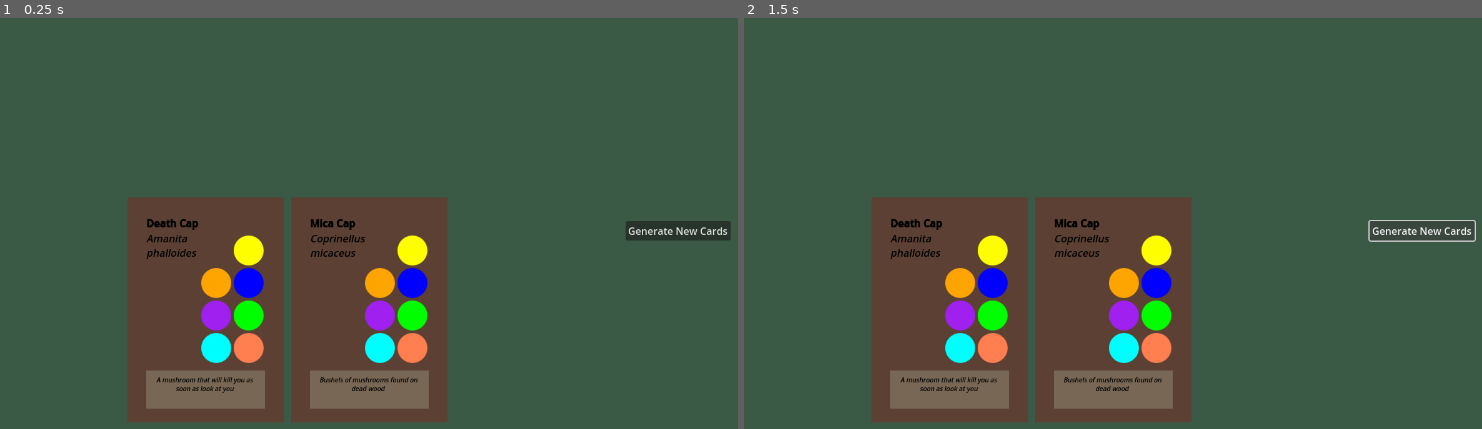
Above: before the commit, frames 1-2 (left to right).
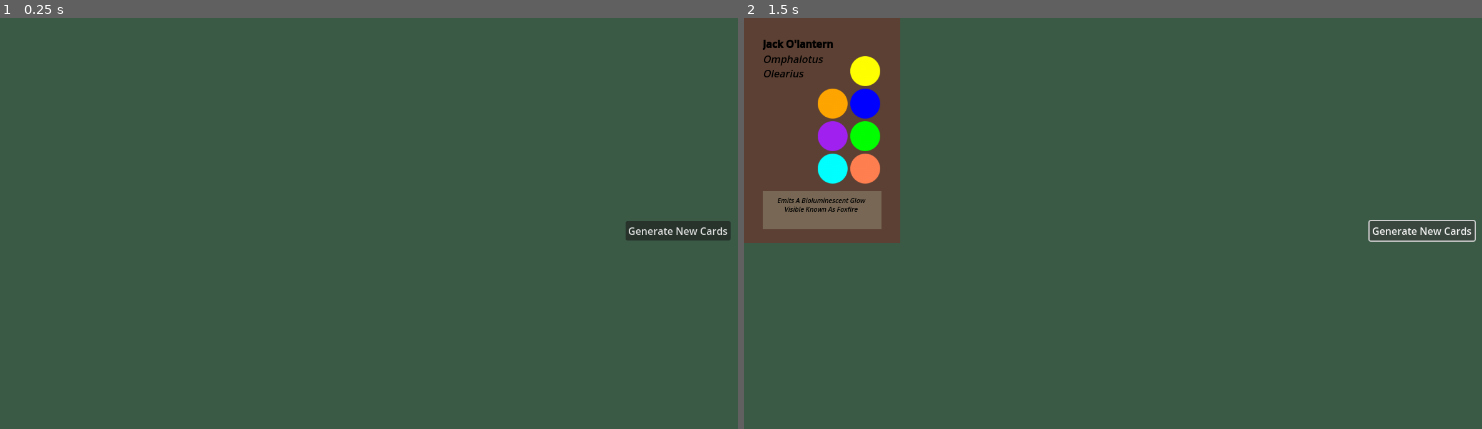
Above: after the commit, the same moments.

Repository: cyschneck/enoki-dokie
Game: Godot game, scene res://scenes/main.tscn
The game is run twice, just before and just after one commit, with the same random seed, the same clock (stepped at 60 frames per second) and the same inputs.
Inputs:
- Up to frame 1 (0.25 s): no input
- Up to frame 2 (1.5 s): click "Generate New Cards" at 0.5 s; click "Generate New Cards" at 1.25 s

The runs differ from the first frame. In frame 1, 23% of the frame differs, in the area x 17-61%, y 43-99%; in frame 2, 34%, in the area x 0-61%, y 0-99%.

Commit message:
create instances of card, set card

Diff:
--- a/enoki-dokie/data/mushroom_data.json
+++ b/enoki-dokie/data/mushroom_data.json
@@ -1,5 +1,5 @@
 {
-  "1": {
+  "mica cap": {
 	"common name": "mica cap",
 	"scientific name": "coprinellus micaceus",
 	"hymenium type": "gills",
@@ -11,7 +11,7 @@
 	"edible": "edible",
 	"description": "bushels of mushrooms found on dead wood"
   },
-  "2": {
+  "fly agaric": {
 	"common name": "fly agaric",
 	"scientific name": "amanita muscaria",
 	"hymenium type": "gills",
@@ -23,19 +23,19 @@
 	"edible": "poisonous/psychoactive",
 	"description": "iconic spotted red capped mushroom found in dead wood"
   },
-  "3": {
+  "death cap": {
 	"common name": "death cap",
 	"scientific name": "amanita phalloides",
 	"hymenium type": "gills",
 	"cap shape": "convex",
 	"gill type": "free",
-	"stipe type": "ring and volva",
+	"stipe type": "ring_volva",
 	"spore color": "white",
 	"ecological type": "mycorrhizal",
 	"edible": "deadly",
 	"description": "a mushroom that will kill you as soon as look at you"
   },
-  "4": {
+  "velvet foot": {
 	"common name": "velvet foot",
 	"scientific name": "flammulina velutipes",
 	"hymenium type": "gills",
@@ -47,7 +47,7 @@
 	"edible": "choice",
 	"description": "a delicious forest snack which grows in dead trees"
   },
-  "5": {
+  "birch polypore": {
 	"common name": "birch polypore",
 	"scientific name": "fomitopsis betulina",
 	"hymenium type": "pores",
@@ -59,8 +59,8 @@
 	"edible": "inedible",
 	"description": "hardy winter over mushroom growing out of birch trees"
   },
-  "6": {
-	"common name": "jack o'latern",
+  "jack o'lantern": {
+	"common name": "jack o'lantern",
 	"scientific name": "omphalotus olearius",
 	"hymenium type": "gills",
 	"cap shape": "infundibuliform",
@@ -71,7 +71,7 @@
 	"edible": "poisonous",
 	"description": "emits a bioluminescent glow visible known as foxfire"
   },
-  "7": {
+  "dryad's saddle": {
 	"common name": "dryad's saddle",
 	"scientific name": "cerioporus squamosus",
 	"hymenium type": "pores",
--- a/enoki-dokie/scenes/main.tscn
+++ b/enoki-dokie/scenes/main.tscn
@@ -10,6 +10,24 @@
 [node name="CardManager" type="Node" parent="."]
 unique_name_in_owner = true
 script = ExtResource("1_xhe5c")
+
+[node name="DeathCap" parent="CardManager" instance=ExtResource("1_6cfgi")]
+position = Vector2(204, 287)
+commonName = "Death Cap"
+scientificName = "Amanita phalloides"
+capType = 2
+edibleType = 3
+gillType = 4
+stipeType = 3
+
+[node name="MicaCap" parent="CardManager" instance=ExtResource("1_6cfgi")]
+position = Vector2(466, 287)
+commonName = "Mica Cap"
+scientificName = "Coprinellus micaceus"
+ecologicalType = 1
+edibleType = 4
+gillType = 1
+sporeColor = 5
 
 [node name="Background" type="ColorRect" parent="."]
 offset_right = 1280.0
@@ -25,24 +43,4 @@
 text = "Generate New Cards"
 script = ExtResource("2_xmf1o")
 
-[node name="DeathCap" parent="." instance=ExtResource("1_6cfgi")]
-position = Vector2(204, 287)
-commonName = "Death Cap"
-scientificName = "Amanita phalloides"
-mushhroomDescription = "A mushroom that will kill you as soon as look at you"
-capType = 2
-edibleType = 3
-gillType = 4
-stipeType = 3
-
-[node name="MicaCap" parent="." instance=ExtResource("1_6cfgi")]
-position = Vector2(466, 287)
-commonName = "Mica Cap"
-scientificName = "Coprinellus micaceus"
-mushhroomDescription = "Bushels of mushrooms found on dead wood"
-ecologicalType = 1
-edibleType = 4
-gillType = 1
-sporeColor = 5
-
 [connection signal="pressed" from="Button" to="Button" method="_on_pressed"]
--- a/enoki-dokie/scripts/card.gd
+++ b/enoki-dokie/scripts/card.gd
@@ -1,6 +1,7 @@
 extends Node2D
 
 const DEFAULT_ICON = preload("res://sprites/circle-48.png")
+
 enum CAP_TYPE{CAMPANULATE, CONCICAL, CONVEX, DEPRESSED, FLAT, INFUNDIBULIFORM, OFFSET, OVATE, UMBILLICATE, UMBONATE, NONE, NA}
 enum GILL_TYPE{ADNATE, ADNEXED, DECURRENT, EMARGINATE, FREE, SECEDING, SINUATE, SUBDECURRENT, NONE, NA}
 enum HYMENIUM_TYPE{GILLS, GLEBA, PORES, RIDGES, SMOOTH, TEETH}
@@ -11,7 +12,7 @@
 
 @export var commonName: String = "Common Name"
 @export var scientificName: String = "Scientific Name"
-@export var mushhroomDescription: String = "Placeholder Description Text"
+@export var mushroomDescription: String = "Placeholder Description Text"
 
 @export var capType: CAP_TYPE
 @export var ecologicalType: ECOLOGICAL_TYPE
@@ -29,7 +30,7 @@
 func _ready() -> void:
 	common_name.text = "[b]" + commonName + "[/b]"
 	science_name.text = "[i]" + scientificName + "[/i]"
-	description.text = "[center][i]" + mushhroomDescription + "[/i][/center]"
+	description.text = "[center][i]" + mushroomDescription + "[/i][/center]"
 
 	# set mushroom features
 	for item in mushroom_items.get_children():
--- a/enoki-dokie/scripts/test_button.gd
+++ b/enoki-dokie/scripts/test_button.gd
@@ -1,7 +1,150 @@
 extends Button
 
 @onready var card_manager: Node = %CardManager
-@onready var CardScene: PackedScene = preload("res://scenes/card.tscn")
+@onready var CARD_PREFAB: PackedScene = preload("res://scenes/card.tscn")
+
+func _ready() -> void:
+	# clear temporary cards
+	for card in card_manager.get_children():
+		card.queue_free()
 
 func _on_pressed() -> void:
-	print(card_manager.cards)
+	var cards_to_make = ["death cap", "mica cap", "birch polypore", "jack o'lantern"]
+	for card_name in cards_to_make:
+		var mushroom_card = CARD_PREFAB.instantiate()
+		mushroom_card.name = card_name.capitalize()
+		set_card(card_name, mushroom_card)
+		card_manager.add_child(mushroom_card)
+
+func set_card(mushroom_name: String, mushroom_card: Object):
+	var json_data_dict = card_manager.cards[mushroom_name]
+	mushroom_card.commonName = mushroom_name.capitalize()
+	mushroom_card.scientificName = json_data_dict["scientific name"].capitalize()
+	mushroom_card.mushroomDescription = json_data_dict["description"].capitalize()
+
+	var mushroom_cap_type = json_data_dict["cap shape"].to_upper()
+	# CAMPANULATE, CONCICAL, CONVEX, DEPRESSED, FLAT, INFUNDIBULIFORM, OFFSET, OVATE, UMBILLICATE, UMBONATE, NONE, NA}
+	mushroom_card.capType = mushroom_card.CAP_TYPE.NA
+	match mushroom_cap_type:
+		"CAMPANULATE":
+			mushroom_card.capType = mushroom_card.CAP_TYPE.CAMPANULATE
+		"CONCICAL":
+			mushroom_card.capType = mushroom_card.CAP_TYPE.CONCICAL
+		"CONVEX":
+			mushroom_card.capType = mushroom_card.CAP_TYPE.CONVEX
+		"DEPRESSED":
+			mushroom_card.capType = mushroom_card.CAP_TYPE.DEPRESSED
+		"FLAT":
+			mushroom_card.capType = mushroom_card.CAP_TYPE.FLAT
+		"INFUNDIBULIFORM":
+			mushroom_card.capType = mushroom_card.CAP_TYPE.INFUNDIBULIFORM
+		"OFFSET":
+			mushroom_card.capType = mushroom_card.CAP_TYPE.OFFSET
+		"OVATE":
+			mushroom_card.capType = mushroom_card.CAP_TYPE.OVATE
+		"UMBILLICATE":
+			mushroom_card.capType = mushroom_card.CAP_TYPE.UMBILLICATE
+		"NONE":
+			mushroom_card.capType = mushroom_card.CAP_TYPE.NONE
+
+	var mushroom_gill_type = json_data_dict["gill type"].to_upper()
+	# ADNATE, ADNEXED, DECURRENT, EMARGINATE, FREE, SECEDING, SINUATE, SUBDECURRENT, NONE, NA
+	mushroom_card.gillType = mushroom_card.GILL_TYPE.NA
+	match mushroom_gill_type:
+		"ADNATE":
+			mushroom_card.gillType = mushroom_card.GILL_TYPE.ADNATE
+		"ADNEXED":
+			mushroom_card.gillType = mushroom_card.GILL_TYPE.ADNEXED
+		"DECURRENT":
+			mushroom_card.gillType = mushroom_card.GILL_TYPE.DECURRENT
+		"EMARGINATE":
+			mushroom_card.gillType = mushroom_card.GILL_TYPE.EMARGINATE
+		"FREE":
+			mushroom_card.gillType = mushroom_card.GILL_TYPE.FREE
+		"SECEDING":
+			mushroom_card.gillType = mushroom_card.GILL_TYPE.SECEDING
+		"SINUATE":
+			mushroom_card.gillType = mushroom_card.GILL_TYPE.SINUATE
+		"SUBDECURRENT":
+			mushroom_card.gillType = mushroom_card.GILL_TYPE.SUBDECURRENT
+		"NONE":
+			mushroom_card.gillType = mushroom_card.GILL_TYPE.NONE
+
+	var mushroom_ecological_type = json_data_dict["ecological type"].to_upper()
+	# MYCORRHIZAL, SAPROTROPHIC, PARASITIC
+	match mushroom_ecological_type:
+		"MYCORRHIZAL":
+			mushroom_card.ecologicalType = mushroom_card.ECOLOGICAL_TYPE.MYCORRHIZAL
+		"SAPROTROPHIC":
+			mushroom_card.ecologicalType = mushroom_card.ECOLOGICAL_TYPE.SAPROTROPHIC
+		"PARASITIC":
+			mushroom_card.ecologicalType = mushroom_card.ECOLOGICAL_TYPE.PARASITIC
+
+	var mushroom_hymenium_type = json_data_dict["hymenium type"].to_upper()
+	# GILLS, GLEBA, PORES, RIDGES, SMOOTH, TEETH
+	match mushroom_hymenium_type:
+		"GILLS":
+			mushroom_card.hymeniumType = mushroom_card.HYMENIUM_TYPE.GILLS
+		"GLEBA":
+			mushroom_card.hymeniumType = mushroom_card.HYMENIUM_TYPE.GLEBA
+		"PORES":
+			mushroom_card.hymeniumType = mushroom_card.HYMENIUM_TYPE.PORES
+		"RIDGES":
+			mushroom_card.hymeniumType = mushroom_card.HYMENIUM_TYPE.RIDGES
+		"SMOOTH":
+			mushroom_card.hymeniumType = mushroom_card.HYMENIUM_TYPE.SMOOTH
+		"TEETH":
+			mushroom_card.hymeniumType = mushroom_card.HYMENIUM_TYPE.TEETH
+
+	var mushroom_edible_type = json_data_dict["edible"].to_upper()
+	# POISONOUS, PSYCHOACTIVE, CHOICE, DEADLY, EDIBLE, ALLERGENIC, INEDIBLE, UNKNOWN
+	match mushroom_edible_type:
+		"POISONOUS":
+			mushroom_card.edibleType = mushroom_card.EDIBLE_TYPE.POISONOUS
+		"PSYCHOACTIVE":
+			mushroom_card.edibleType = mushroom_card.EDIBLE_TYPE.PSYCHOACTIVE
+		"CHOICE":
+			mushroom_card.edibleType = mushroom_card.EDIBLE_TYPE.CHOICE
+		"DEADLY":
+			mushroom_card.edibleType = mushroom_card.EDIBLE_TYPE.DEADLY
+		"EDIBLE":
+			mushroom_card.edibleType = mushroom_card.EDIBLE_TYPE.EDIBLE
+		"ALLERGENIC":
+			mushroom_card.edibleType = mushroom_card.EDIBLE_TYPE.ALLERGENIC
+		"INEDIBLE":
+			mushroom_card.edibleType = mushroom_card.EDIBLE_TYPE.INEDIBLE
+		"UNKNOWN":
+			mushroom_card.edibleType = mushroom_card.EDIBLE_TYPE.UNKNOWN
+
+	var mushroom_spore_color = json_data_dict["spore color"].to_upper()
+	# WHITE, PURPLE, YELLOW, BROWN, PINK, BLACK, GREEN
+	match mushroom_spore_color:
+		"WHITE":
+			mushroom_card.sporeColor = mushroom_card.SPORE_COLOR.WHITE
+		"PURPLE":
+			mushroom_card.sporeColor = mushroom_card.SPORE_COLOR.PURPLE
+		"YELLOW":
+			mushroom_card.sporeColor = mushroom_card.SPORE_COLOR.YELLOW
+		"BROWN":
+			mushroom_card.sporeColor = mushroom_card.SPORE_COLOR.BROWN
+		"PINK":
+			mushroom_card.sporeColor = mushroom_card.SPORE_COLOR.PINK
+		"BLACK":
+			mushroom_card.sporeColor = mushroom_card.SPORE_COLOR.BLACK
+		"GREEN":
+			mushroom_card.sporeColor = mushroom_card.SPORE_COLOR.GREEN
+
+	var mushroom_stipe_type = json_data_dict["stipe type"].to_upper()
+	# BARE, CORTINA, RING, RING_VOLVA, VOLVA, NA
+	mushroom_card.stipeType = mushroom_card.STIPE_TYPE.NA
+	match mushroom_stipe_type:
+		"BARE":
+			mushroom_card.stipeType = mushroom_card.STIPE_TYPE.BARE
+		"CORTINA":
+			mushroom_card.stipeType = mushroom_card.STIPE_TYPE.CORTINA
+		"RING":
+			mushroom_card.stipeType = mushroom_card.STIPE_TYPE.RING
+		"RING_VOLVA":
+			mushroom_card.stipeType = mushroom_card.STIPE_TYPE.RING_VOLVA
+		"VOLVA":
+			mushroom_card.stipeType = mushroom_card.STIPE_TYPE.VOLVA
